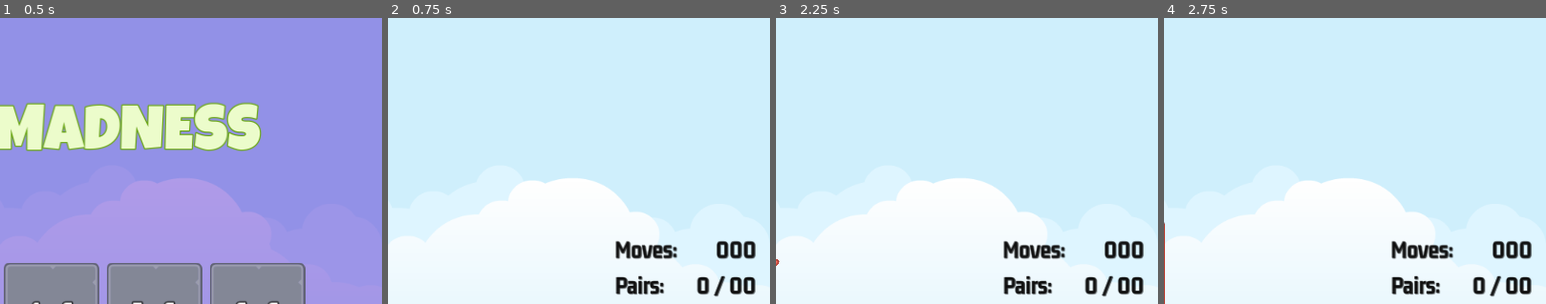
Above: before the commit, frames 1-4 (left to right).
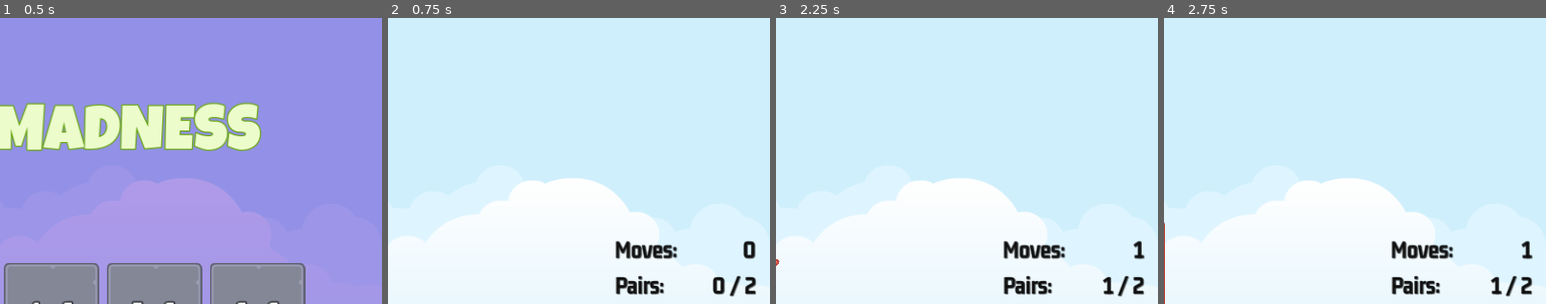
Above: after the commit, the same moments.

Repository: pawan-bilkhu/memoryMadness
Game: Godot game, scene res://master_scene/master_scene.tscn
Same seed, same stepped clock (60 frames per second), same inputs: the game is played once before the commit and once after it.
Inputs (mouse positions are % of the whole screen's width and height, from its top left):
- Up to frame 1 (0.5 s): no input
- Up to frame 2 (0.75 s): click "2 x 2" at 0.5 s
- Up to frame 3 (2.25 s): click (35, 44) at 1.25 s; click (44, 44) at 2.02 s
- Up to frame 4 (2.75 s): no input
The pictures show only the part of the screen within x 50-100%, y 0-50%; the shares and areas given below are measured in that part.

Frame 1 is identical in both runs. In frame 2, 1.1% of the frame differs, in the area x 80-97%, y 78-98%; in frame 3, 1.1%; in frame 4, 1.1%.

Commit message:
Completed game, UI updates to reflect pairs matched and moves made, added game over screen

Diff:
--- a/FrontSprite/front_sprite.gd
+++ b/FrontSprite/front_sprite.gd
@@ -29,3 +29,4 @@
 	tween.tween_property(self, "rotation", get_random_rotation(), get_random_spin_duration())
 	tween.tween_property(self, "rotation", get_random_rotation(), get_random_spin_duration())
 	tween.tween_property(self, "scale", REDUCTION_SCALE_FACTOR, SCALE_DURATION)
+	tween.tween_callback(animate_sprite)
--- /dev/null
+++ b/assets/fonts/LG_84_Green.tres
@@ -0,0 +1,10 @@
+[gd_resource type="LabelSettings" load_steps=2 format=3 uid="uid://c6kgdcnq6yj3a"]
+
+[ext_resource type="FontFile" uid="uid://b2xn4gbg7kim5" path="res://assets/fonts/LuckiestGuy-Regular.ttf" id="1_qpq4f"]
+
+[resource]
+font = ExtResource("1_qpq4f")
+font_size = 84
+font_color = Color(0.92549, 0.988235, 0.796078, 1)
+outline_size = 6
+outline_color = Color(0.396078, 0.639216, 0.0509804, 1)
--- /dev/null
+++ b/game_over/game_over.gd
@@ -0,0 +1,17 @@
+extends Control
+
+@onready var moves_amount_label = $NinePatchRect/MarginContainer/VBoxContainer/HBoxContainer/MovesAmountLabel
+
+# Called when the node enters the scene tree for the first time.
+func _ready():
+	SignalManager.on_game_over.connect(on_game_over)
+
+
+func on_game_over(moves: int) -> void:
+	moves_amount_label.text = str(moves)
+	show()
+
+
+func _on_exit_button_pressed():
+	hide()
+	SignalManager.on_exit_game_pressed.emit()
--- /dev/null
+++ b/game_over/game_over.tscn
@@ -0,0 +1,110 @@
+[gd_scene load_steps=10 format=3 uid="uid://jpxllno0lk5i"]
+
+[ext_resource type="Texture2D" uid="uid://b66g54qhf8dkl" path="res://assets/ui/UIbg.png" id="1_iebib"]
+[ext_resource type="Script" path="res://game_over/game_over.gd" id="1_jt6mb"]
+[ext_resource type="FontFile" uid="uid://b2xn4gbg7kim5" path="res://assets/fonts/LuckiestGuy-Regular.ttf" id="2_773ex"]
+[ext_resource type="LabelSettings" uid="uid://cye4ts5vx0wlc" path="res://assets/fonts/GM_32_Dark.tres" id="3_h58hg"]
+[ext_resource type="Texture2D" uid="uid://csiun4wls6khd" path="res://assets/ui/blue_button00.png" id="4_6ap0l"]
+[ext_resource type="Texture2D" uid="uid://bbdt4hll6qssv" path="res://assets/ui/yellow_button00.png" id="5_f0kum"]
+[ext_resource type="Texture2D" uid="uid://dkqs8wjwlrq28" path="res://assets/ui/green_button00.png" id="6_8g77v"]
+[ext_resource type="LabelSettings" uid="uid://dc2orsolp3ye1" path="res://assets/fonts/GM_32_White.tres" id="7_818ln"]
+
+[sub_resource type="LabelSettings" id="LabelSettings_htgtk"]
+font = ExtResource("2_773ex")
+font_size = 84
+font_color = Color(1.54018e-06, 0.870212, 0.910026, 1)
+outline_size = 6
+outline_color = Color(0.0156863, 0.341176, 0.65098, 1)
+
+[node name="GameOver" type="Control"]
+layout_mode = 3
+anchors_preset = 15
+anchor_right = 1.0
+anchor_bottom = 1.0
+grow_horizontal = 2
+grow_vertical = 2
+script = ExtResource("1_jt6mb")
+
+[node name="NinePatchRect" type="NinePatchRect" parent="."]
+layout_mode = 1
+anchors_preset = 8
+anchor_left = 0.5
+anchor_top = 0.5
+anchor_right = 0.5
+anchor_bottom = 0.5
+offset_left = -256.0
+offset_top = -192.0
+offset_right = 256.0
+offset_bottom = 192.0
+grow_horizontal = 2
+grow_vertical = 2
+texture = ExtResource("1_iebib")
+patch_margin_left = 10
+patch_margin_top = 10
+patch_margin_right = 10
+patch_margin_bottom = 10
+
+[node name="MarginContainer" type="MarginContainer" parent="NinePatchRect"]
+layout_mode = 1
+anchors_preset = 15
+anchor_right = 1.0
+anchor_bottom = 1.0
+grow_horizontal = 2
+grow_vertical = 2
+theme_override_constants/margin_left = 24
+theme_override_constants/margin_top = 24
+theme_override_constants/margin_right = 24
+theme_override_constants/margin_bottom = 24
+
+[node name="VBoxContainer" type="VBoxContainer" parent="NinePatchRect/MarginContainer"]
+layout_mode = 2
+theme_override_constants/separation = 32
+
+[node name="Label" type="Label" parent="NinePatchRect/MarginContainer/VBoxContainer"]
+layout_mode = 2
+text = "YOU WIN!"
+label_settings = SubResource("LabelSettings_htgtk")
+horizontal_alignment = 1
+vertical_alignment = 1
+
+[node name="HBoxContainer" type="HBoxContainer" parent="NinePatchRect/MarginContainer/VBoxContainer"]
+layout_mode = 2
+
+[node name="MovesTextLabel" type="Label" parent="NinePatchRect/MarginContainer/VBoxContainer/HBoxContainer"]
+layout_mode = 2
+size_flags_horizontal = 3
+text = "Moves taken: "
+label_settings = ExtResource("3_h58hg")
+vertical_alignment = 1
+
+[node name="MovesAmountLabel" type="Label" parent="NinePatchRect/MarginContainer/VBoxContainer/HBoxContainer"]
+layout_mode = 2
+text = "0000"
+label_settings = ExtResource("3_h58hg")
+horizontal_alignment = 2
+vertical_alignment = 1
+
+[node name="Control" type="Control" parent="NinePatchRect/MarginContainer/VBoxContainer"]
+custom_minimum_size = Vector2(0, 32)
+layout_mode = 2
+
+[node name="ExitButton" type="TextureButton" parent="NinePatchRect/MarginContainer/VBoxContainer"]
+layout_mode = 2
+size_flags_horizontal = 4
+texture_normal = ExtResource("4_6ap0l")
+texture_pressed = ExtResource("5_f0kum")
+texture_hover = ExtResource("6_8g77v")
+
+[node name="ExitButtonLabel" type="Label" parent="NinePatchRect/MarginContainer/VBoxContainer/ExitButton"]
+layout_mode = 1
+anchors_preset = 15
+anchor_right = 1.0
+anchor_bottom = 1.0
+grow_horizontal = 2
+grow_vertical = 2
+text = "Exit"
+label_settings = ExtResource("7_818ln")
+horizontal_alignment = 1
+vertical_alignment = 1
+
+[connection signal="pressed" from="NinePatchRect/MarginContainer/VBoxContainer/ExitButton" to="." method="_on_exit_button_pressed"]
--- a/game_scene/game_scene.gd
+++ b/game_scene/game_scene.gd
@@ -3,7 +3,9 @@
 @export var memory_tile_scene: PackedScene
 @onready var tile_container = $HBoxContainer/MarginContainerTiles/TileContainer
 @onready var audio_stream_player = $AudioStreamPlayer
-@onready var scorer = $Scorer
+@onready var scorer: Scorer = $Scorer
+@onready var moves_amount_label = $HBoxContainer/MarginContainerTextLabels/VBoxContainer/HBoxContainer/MovesAmountLabel
+@onready var pairs_amount_label = $HBoxContainer/MarginContainerTextLabels/VBoxContainer/HBoxContainer2/PairsAmountLabel
 
 # Called when the node enters the scene tree for the first time.
 func _ready():
@@ -12,7 +14,8 @@
 
 # Called every frame. 'delta' is the elapsed time since the previous frame.
 func _process(delta):
-	pass
+	moves_amount_label.text = scorer.get_moves_made_str()
+	pairs_amount_label.text = scorer.get_pairs_made_str()
 
 func generate_memory_tile(item_image_dictionary: Dictionary, image: CompressedTexture2D) -> void:
 	var new_tile = memory_tile_scene.instantiate()
--- a/game_scene/game_scene.tscn
+++ b/game_scene/game_scene.tscn
@@ -8,6 +8,7 @@
 [ext_resource type="Texture2D" uid="uid://dkqs8wjwlrq28" path="res://assets/ui/green_button00.png" id="4_3lnxy"]
 [ext_resource type="LabelSettings" uid="uid://dc2orsolp3ye1" path="res://assets/fonts/GM_32_White.tres" id="5_i2ukt"]
 [ext_resource type="PackedScene" uid="uid://dctdhbp2ynwcr" path="res://scorer/scorer.tscn" id="8_tivkg"]
+[ext_resource type="PackedScene" uid="uid://jpxllno0lk5i" path="res://game_over/game_over.tscn" id="9_jopyr"]
 
 [node name="GameScene" type="Control"]
 layout_mode = 3
@@ -73,7 +74,7 @@
 "
 label_settings = ExtResource("1_5lcjl")
 
-[node name="ParisAmountLabel" type="Label" parent="HBoxContainer/MarginContainerTextLabels/VBoxContainer/HBoxContainer2"]
+[node name="PairsAmountLabel" type="Label" parent="HBoxContainer/MarginContainerTextLabels/VBoxContainer/HBoxContainer2"]
 layout_mode = 2
 text = "0 / 00
 "
@@ -107,4 +108,8 @@
 
 [node name="Scorer" parent="." instance=ExtResource("8_tivkg")]
 
+[node name="GameOver" parent="." instance=ExtResource("9_jopyr")]
+visible = false
+layout_mode = 1
+
 [connection signal="pressed" from="HBoxContainer/MarginContainerTextLabels/VBoxContainer/ExitButton" to="." method="_on_exit_button_pressed"]
--- a/scorer/scorer.gd
+++ b/scorer/scorer.gd
@@ -1,4 +1,6 @@
 extends Node
+
+class_name Scorer
 
 @onready var audio_stream_player = $AudioStreamPlayer
 @onready var reveal_timer = $RevealTimer
@@ -19,6 +21,15 @@
 # Called every frame. 'delta' is the elapsed time since the previous frame.
 func _process(delta):
 	pass
+
+
+func get_moves_made_str() -> String:
+	return str(_moves_made)
+
+
+func get_pairs_made_str() -> String:
+	return '%s / %s' % [_pairs_made, _target_pairs]
+
 
 func clear_new_game(target_pairs: int ) -> void:
 	_selections.clear()
@@ -58,6 +69,11 @@
 	for tile in _selections:
 		tile.display_item(false)
 
+
+func check_game_over() -> void:
+	if _pairs_made >= _target_pairs:
+		SignalManager.on_game_over.emit(_moves_made)
+
 func on_tile_selected(tile: MemoryTile) -> void:
 	SoundManager.on_tile_pressed(audio_stream_player)
 	check_pair_made(tile)
@@ -67,6 +83,7 @@
 	if not successful_pair():
 		hide_selections()
 	_selections.clear()
+	check_game_over()
 	SignalManager.on_selection_enabled.emit()
 
 func on_exit_game_pressed() -> void:
--- a/singeltons/signal_manager.gd
+++ b/singeltons/signal_manager.gd
@@ -5,3 +5,4 @@
 signal on_selection_enabled
 signal on_selection_disabled
 signal on_tile_selected(tile: MemoryTile)
+signal on_game_over(moves: int)
Not shown, changed: assets/sounds/bgm_action_3.mp3.import
Not shown, changed: assets/sounds/bgm_action_4.mp3.import
Not shown: 1 places in game_scene/game_scene.tscn that only renumber resources
